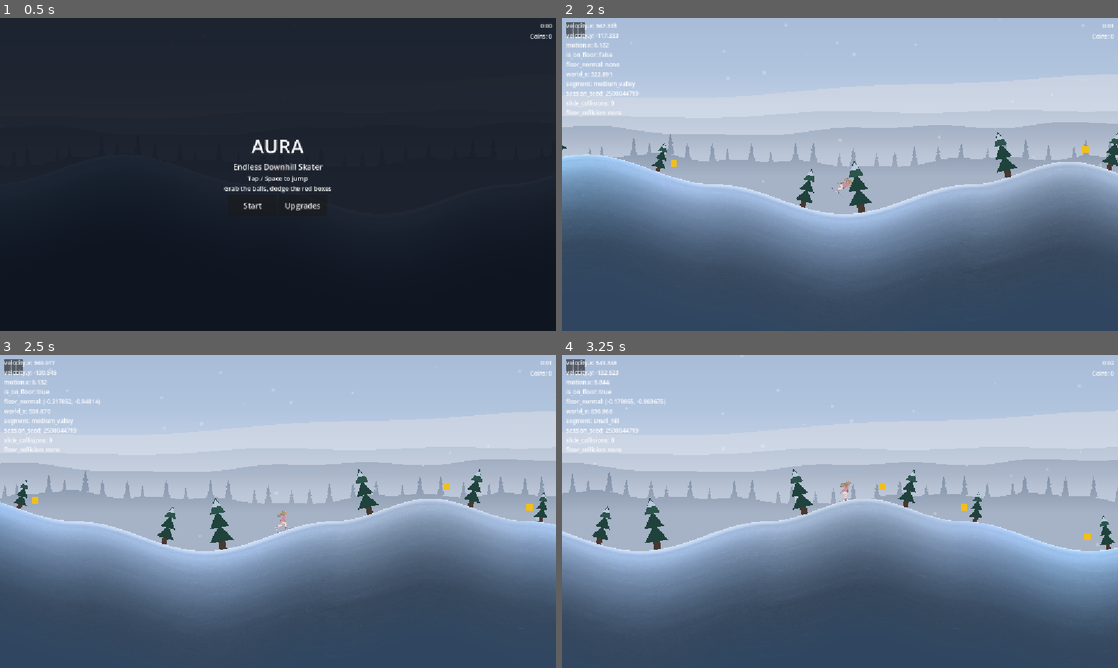
Above: before the commit, frames 1-4 (two rows, left to right).
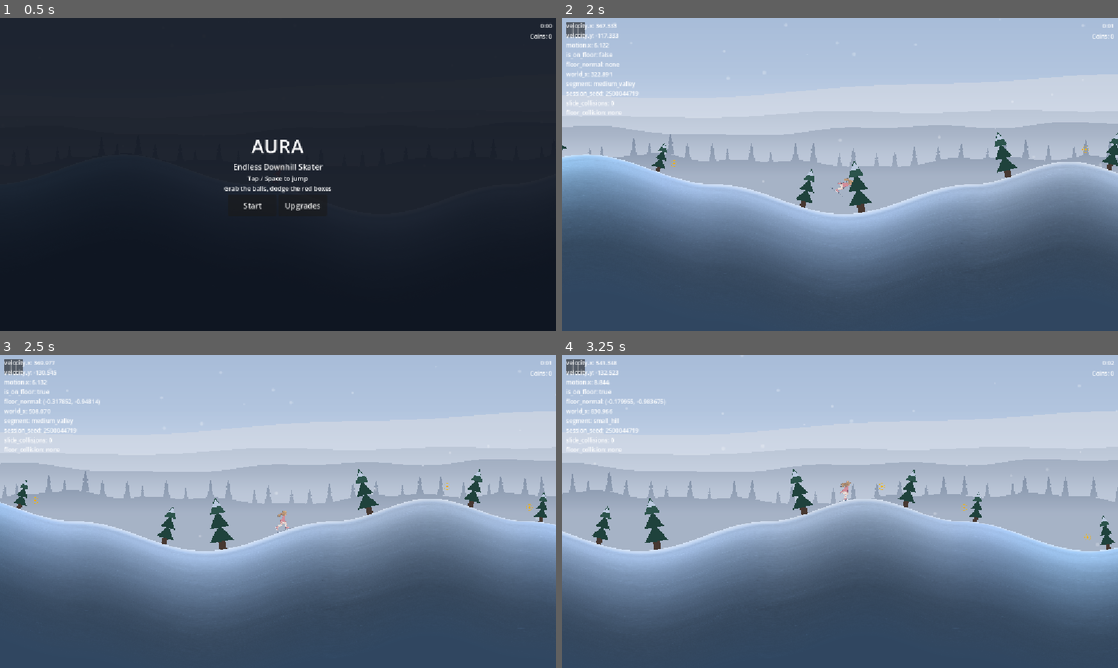
Above: after the commit, the same moments.

Repository: Kiernan-Hub/Aurora
Game: Godot game, scene res://scenes/main.tscn
Same seed, same stepped clock (60 frames per second), same inputs: the game is played once before the commit and once after it.
Inputs (mouse positions are in pixels of both pictures, inside the frame that each line leads up to):
- Up to frame 1 (0.5 s): no input
- Up to frame 2 (2 s): click "Start" at 0.5 s; tap Enter (ui_accept) at 1.25, 1.52, 1.82 s; move the mouse to (962, 158) at 1.27 s; hold Up (ui_up) from 1.28 s (still down); tap M at 1.35 s; click (962, 158) at 1.42 s
- Up to frame 3 (2.5 s): release Up (ui_up) at 2 s; drag from (166, 527) to (522, 486) at 2.02 s
- Up to frame 4 (3.25 s): move the mouse to (895, 442) at 2.77 s; hold Up (ui_up) from 2.78 s (still down); tap M at 2.85 s

Frame 1 is identical in both runs. In frame 2, less than 0.1% of the frame differs, in the area x 19-95%, y 40-48%; in frame 3, less than 0.1%, in the area x 5-96%, y 40-50%; in frame 4, less than 0.1%.

Commit message:
Swap both coin placeholders for the exported sprites
The user re-exported Coin.png and the diamond with real transparency, so the
ColorRects can go. Sources land in the repo root next to the ice panels
(the colon in "Rare coin:diamond.png" is not a portable filename); the built
sprites are trimmed to the opaque bbox and Lanczos-downscaled in premultiplied
alpha, or transparent black bleeds into the edge as a dark fringe.

Both scenes now carry a Sprite2D named Visual at scale 0.5: the coin keeps its
16x16 world size, the diamond takes 18x28 rather than the rect's 24x28 so it
keeps its own aspect. Collision radius stays 10, which check_rare_coin_height()
enforces.

set_visual_color() writes modulate, so a biome's coin_color is now a multiply
over the sprite's own gold instead of an absolute fill. Safe as authored -- all
nine palettes sit at or below the sprite's brightness -- but it can only deepen,
never brighten. Nothing pushes a colour into the rare coin, so the diamond
renders as drawn.

Gates: terrain_invariant_check 8/8 (rare-coin clearance 174.0),
shipping_values_check 13 knobs, biome_schedule_check. project.godot clean.

Co-Authored-By: Claude Opus 5 <noreply@anthropic.com>

Diff:
--- a/scenes/pickups/coin.tscn
+++ b/scenes/pickups/coin.tscn
@@ -1,6 +1,7 @@
-[gd_scene load_steps=3 format=3]
+[gd_scene load_steps=4 format=3]
 
 [ext_resource type="Script" path="res://scripts/pickups/coin.gd" id="1"]
+[ext_resource type="Texture2D" uid="uid://cpc2v8k66w2nm" path="res://assets/sprites/coin.png" id="2"]
 
 [sub_resource type="CircleShape2D" id="1"]
 radius = 10.0
@@ -13,7 +14,6 @@
 [node name="CollisionShape2D" type="CollisionShape2D" parent="."]
 shape = SubResource("1")
 
-[node name="ColorRect" type="ColorRect" parent="."]
-position = Vector2(-8, -8)
-size = Vector2(16, 16)
-color = Color(0.98, 0.82, 0.15, 1)
+[node name="Visual" type="Sprite2D" parent="."]
+scale = Vector2(0.5, 0.5)
+texture = ExtResource("2")
--- a/scenes/pickups/rare_coin.tscn
+++ b/scenes/pickups/rare_coin.tscn
@@ -1,6 +1,7 @@
-[gd_scene load_steps=3 format=3]
+[gd_scene load_steps=4 format=3]
 
 [ext_resource type="Script" path="res://scripts/pickups/coin.gd" id="1"]
+[ext_resource type="Texture2D" uid="uid://cfdsdad6ytdcw" path="res://assets/sprites/rare_coin.png" id="2"]
 
 [sub_resource type="CircleShape2D" id="1"]
 radius = 10.0
@@ -14,7 +15,6 @@
 [node name="CollisionShape2D" type="CollisionShape2D" parent="."]
 shape = SubResource("1")
 
-[node name="ColorRect" type="ColorRect" parent="."]
-position = Vector2(-12, -14)
-size = Vector2(24, 28)
-color = Color(0.62, 0.86, 1, 1)
+[node name="Visual" type="Sprite2D" parent="."]
+scale = Vector2(0.5, 0.5)
+texture = ExtResource("2")
--- a/scripts/pickups/coin.gd
+++ b/scripts/pickups/coin.gd
@@ -14,16 +14,23 @@
 
 
 # The ONE place that knows how a coin is drawn. Both spawners push a biome's coin_color
-# through here rather than reaching for the ColorRect themselves, so swapping the
-# placeholder rect for a sprite (build order §8) is a change to this function alone --
-# see visuals.md's art-swap traps, where the loose get_node("ColorRect") was one of four.
+# through here rather than reaching for the visual themselves -- see visuals.md's art-swap
+# traps, where the loose get_node("ColorRect") was one of four.
+#
+# The visual is now a Sprite2D, so the biome colour is a MULTIPLY over the sprite's own
+# gold, not the absolute fill the ColorRect took. All nine palettes author a warm gold at
+# or below the sprite's own, so the multiply only deepens it; it can never brighten, which
+# is why the palettes stay the readable-contrast source of truth for biome_schedule_check.
+#
+# The rare coin uses this scene's script but no spawner pushes a colour into it, so the
+# diamond keeps modulate WHITE and renders as authored.
 #
 # Safe to call the frame the scene is instantiated, before add_child(): an instanced
 # scene's children exist immediately, they just haven't entered the tree.
 func set_visual_color(color: Color) -> void:
-	var visual: ColorRect = get_node_or_null("ColorRect") as ColorRect
+	var visual: CanvasItem = get_node_or_null("Visual") as CanvasItem
 	if visual != null:
-		visual.color = color
+		visual.modulate = color
 
 
 func _on_body_entered(body: Node2D) -> void:
Binary file added: assets/sprites/coin.png
Not shown, added: assets/sprites/coin.png.import
Binary file added: assets/sprites/rare_coin.png
Not shown, added: assets/sprites/rare_coin.png.import
Binary file added: coin_source.png
Not shown, added: coin_source.png.import
Binary file added: rare_coin_source.png
Not shown, added: rare_coin_source.png.import
Not shown, changed: HANDOFF.md
